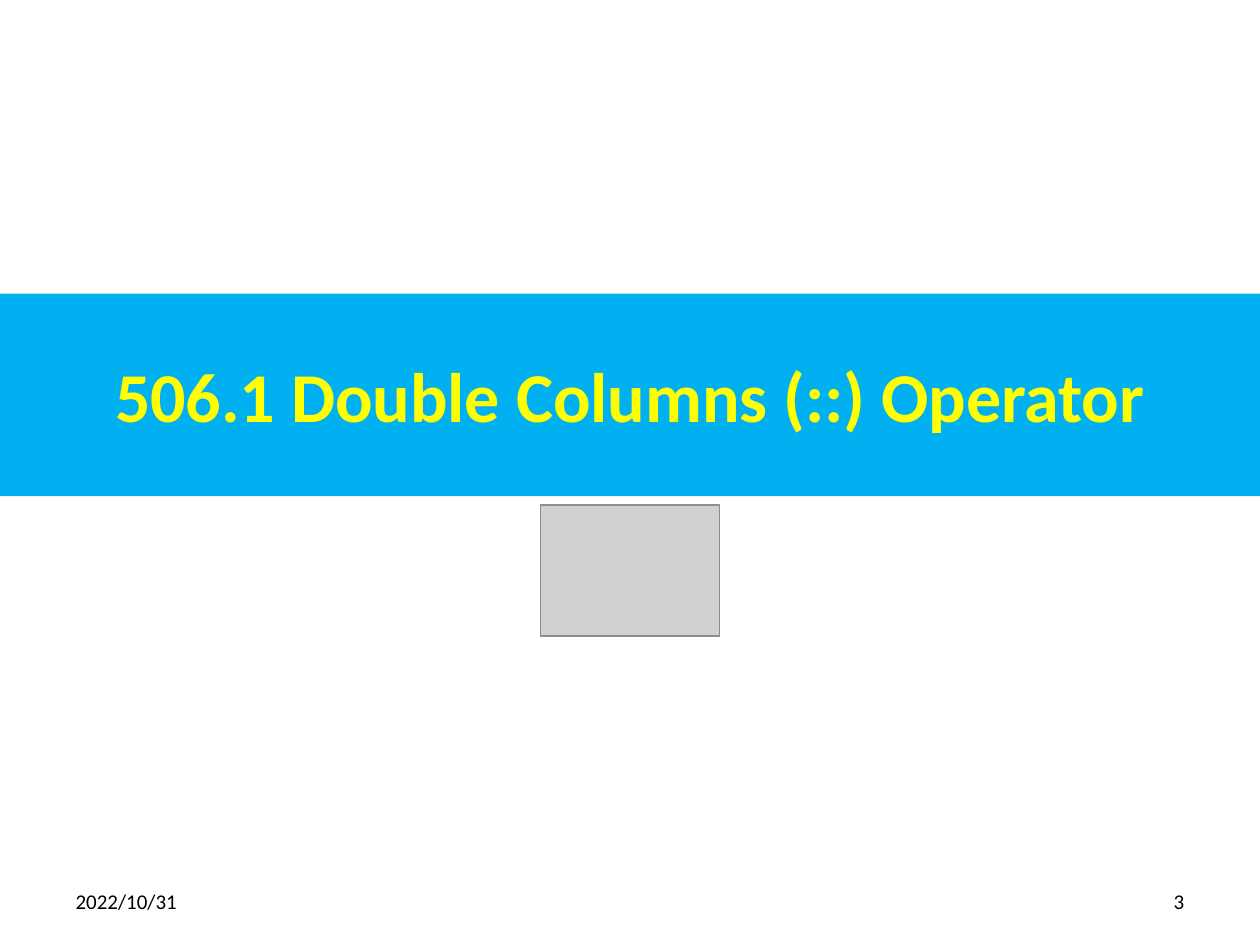
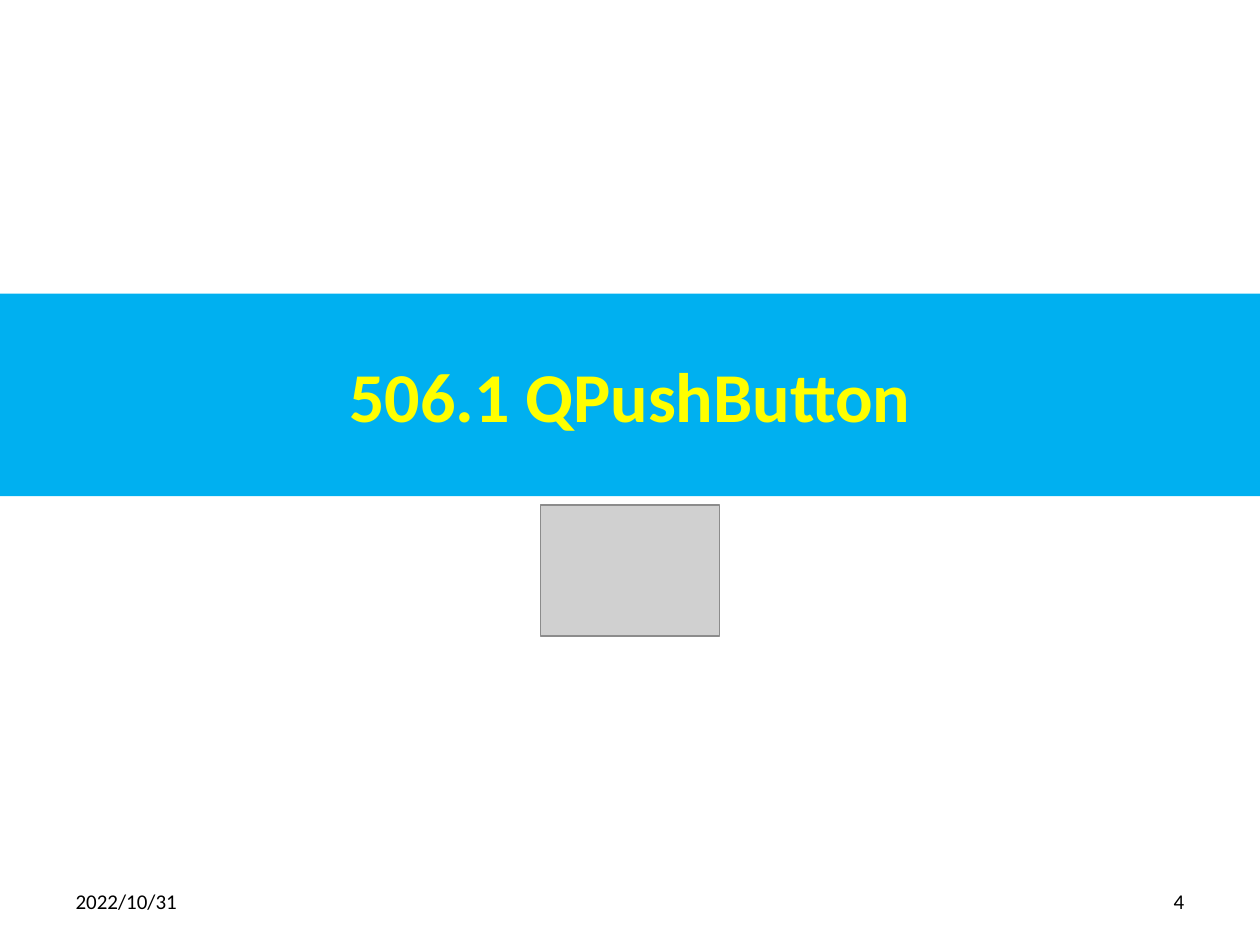
Before and after one commit to peterhchen/012_Qt, a slide deck: slide 4 of 506_Singal_Slot.pptx (slide 3 before the commit). Drawn at 1260x945 pixels with LibreOffice and Linux fonts; fonts in the diff are those of the drawing; grey boxes stand for pictures. Boxes give left, top, right and bottom in pixels: in the first picture for what was removed or moved away, otherwise in the second. Text is boxed around its words. In the diff, an @@ line names an element or a change of style, - is before the commit and + after.

```diff
--- a/506_Singal_Slot.pptx
+++ b/506_Singal_Slot.pptx
@@ title at box(349, 373, 910, 431): text changed @@
-506.1 Double Columns (::) Operator
+506.1 QPushButton
@@ page number at box(1174, 895, 1185, 909): text changed @@
-3
+4
```
Also in this commit, not shown: 2 other slides changed, 11 slides added, 2 other files.
